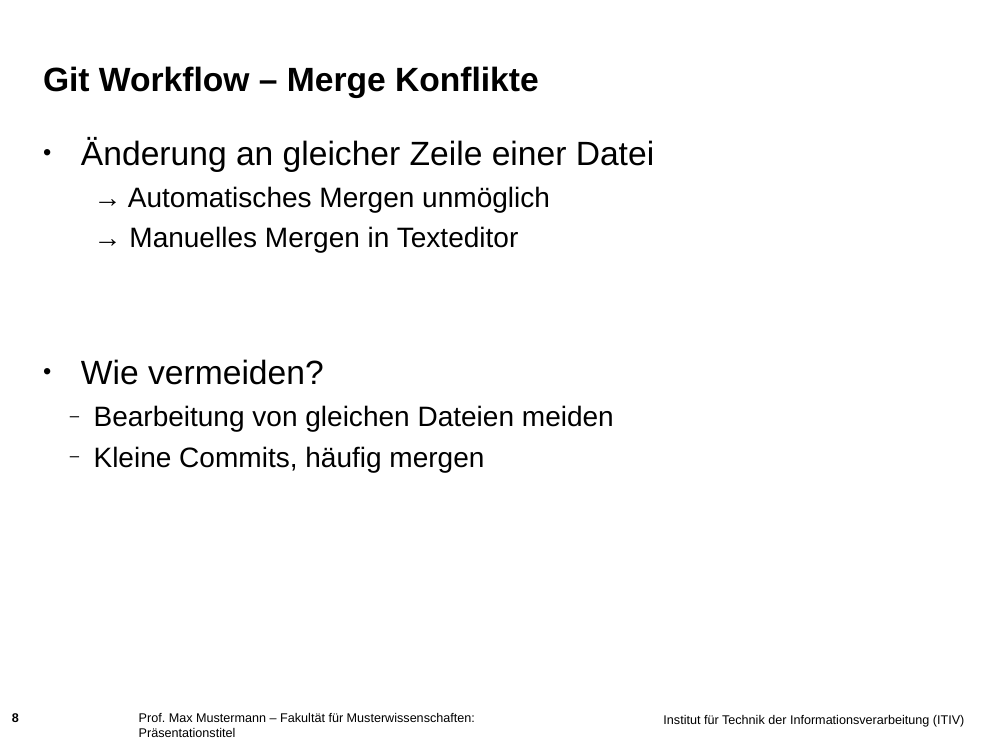
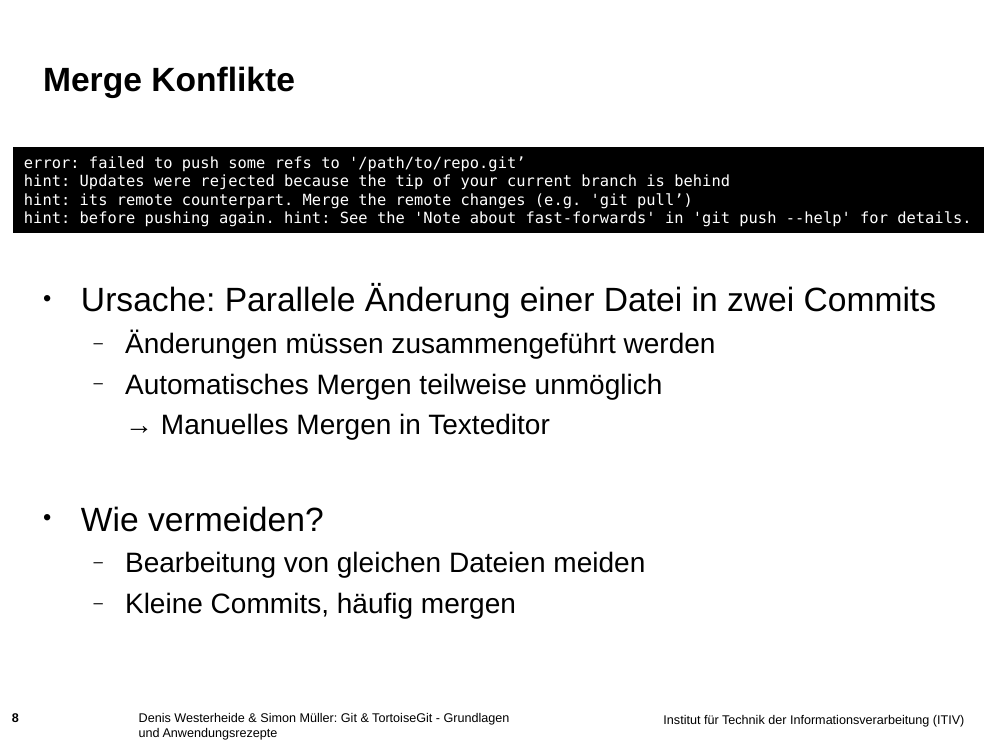
Before and after one commit to muellesi/PSE_2018, a slide deck: slide 8 of Präsentation/Simon/Praesentationsfolien_Simon.ppt. Drawn at 1008x756 pixels with LibreOffice and Linux fonts; fonts in the diff are those of the drawing; background and template pictures are left out. Boxes give left, top, right and bottom in pixels: in the first picture for what was removed or moved away, otherwise in the second. Text is boxed around its words. In the diff, an @@ line names an element or a change of style, - is before the commit and + after.

```diff
--- a/Präsentation/Simon/Praesentationsfolien_Simon.ppt
+++ b/Präsentation/Simon/Praesentationsfolien_Simon.ppt
@@ title at (43,66,295,98): text changed @@
-Git Workflow – Merge Konflikte
+Merge Konflikte
@@ rectangle added at (14,148,983,233), fill #000000, outline #000000 0.99 pt, 11 pt, text #FFFFFF @@
+error: failed to push some refs to '/path/to/repo.git’
+hint: Updates were rejected because the tip of your current branch is behind
+hint: its remote counterpart. Merge the remote changes (e.g. 'git pull’)
+hint: before pushing again. hint: See the 'Note about fast-forwards' in 'git push --help' for details.
@@ text at (81,284,937,399): text changed; size 24 to 20 pt @@
-• Änderung an gleicher Zeile einer Datei
-  → Automatisches Mergen unmöglich
+• Ursache: Parallele Änderung einer Datei in zwei Commits
+  – Änderungen müssen zusammengeführt werden
+  – Automatisches Mergen teilweise unmöglich
@@ text at (125,413,645,618): indent changed @@
@@ text at (139,713,510,740): text changed @@
-Prof. Max Mustermann – Fakultät für Musterwissenschaften: Präsentationstitel
+Denis Westerheide & Simon Müller: Git & TortoiseGit - Grundlagen und Anwendungsrezepte
```
Also in this commit, not shown: 8 other slides changed, 3 slides added, 4 slides removed, 4 other files.
